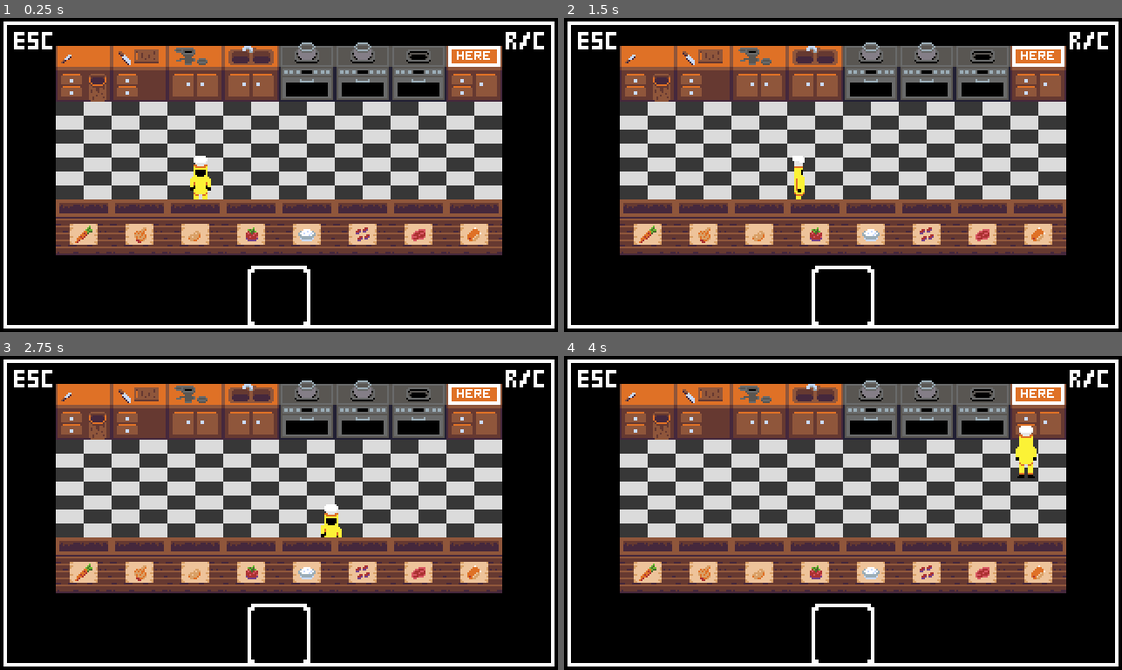
Above: before the commit, frames 1-4 (two rows, left to right).
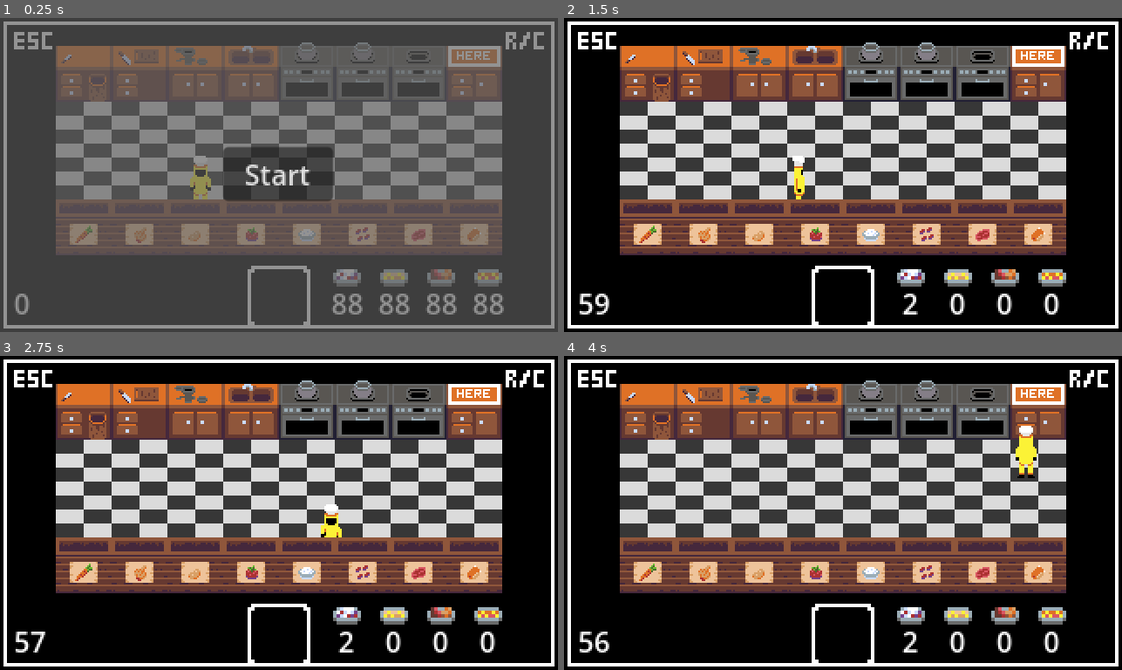
Above: after the commit, the same moments.

Repository: MariuszAKS/Turning-Kitchen
Game: Godot game, scene res://scenes/world.tscn
Same seed, same stepped clock (60 frames per second), same inputs: the game is played once before the commit and once after it.
Inputs (mouse positions are in pixels of both pictures, inside the frame that each line leads up to):
- Up to frame 1 (0.25 s): no input
- Up to frame 2 (1.5 s): click (843, 175) at 0.5 s, where only the run after the commit has a clickable "Start"; tap Enter at 1.25 s; hold D (move_right) from 1.28 s (still down); tap Q (drop) at 1.35 s
- Up to frame 3 (2.75 s): release D (move_right) at 2.03 s; hold S (move_down) from 2.03 s (still down); tap R (goal_list) at 2.1 s
- Up to frame 4 (4 s): release S (move_down) at 2.78 s; hold D (move_right) 2.78-3.53 s; tap E (interact) at 2.85 s; hold W (move_up) from 3.53 s (still down); tap Q (drop) at 3.6 s

The runs differ from the first frame. In frame 1, 95% of the frame differs, in the area x 0-100%, y 0-100%; in frame 2, 1.7%; in frame 3, 1.6%; in frame 4, 1.7%.

Commit message:
Game logic (start, win, loose), screens, game loop

Diff:
--- a/scenes/menu.tscn
+++ b/scenes/menu.tscn
@@ -55,6 +55,7 @@
 text = "Statistics"
 
 [node name="Statistics" type="Control" parent="." node_paths=PackedStringArray("column_number", "column_name", "column_score", "column_datetime", "button_sort_name", "button_sort_score", "button_sort_datetime", "button_back")]
+visible = false
 layout_mode = 1
 anchors_preset = 15
 anchor_right = 1.0
--- a/scenes/world.tscn
+++ b/scenes/world.tscn
@@ -1,10 +1,12 @@
-[gd_scene load_steps=8 format=4 uid="uid://g0f14lw2s7wd"]
-
+[gd_scene load_steps=10 format=4 uid="uid://g0f14lw2s7wd"]
+
+[ext_resource type="Script" uid="uid://bknak1o80lgo7" path="res://scripts/world.gd" id="1_i7141"]
 [ext_resource type="PackedScene" uid="uid://cexilddc1d5o0" path="res://scenes/player.tscn" id="1_nnsk1"]
 [ext_resource type="Texture2D" uid="uid://w6qqg1vmwvb8" path="res://art/visual/floor.png" id="2_rwgxs"]
 [ext_resource type="PackedScene" uid="uid://5wabxtxvo3cr" path="res://scenes/crate.tscn" id="3_4wyf3"]
 [ext_resource type="PackedScene" uid="uid://b7g72mdnao4id" path="res://scenes/utensil.tscn" id="4_k0juu"]
 [ext_resource type="Texture2D" uid="uid://dcxorrnhhyg4v" path="res://art/visual/frame.png" id="5_71j4m"]
+[ext_resource type="Texture2D" uid="uid://2lwrgl24rc8d" path="res://art/visual/dishes.png" id="6_qfnet"]
 
 [sub_resource type="TileSetAtlasSource" id="TileSetAtlasSource_4wyf3"]
 texture = ExtResource("2_rwgxs")
@@ -19,11 +21,21 @@
 physics_layer_0/collision_mask = 0
 sources/0 = SubResource("TileSetAtlasSource_4wyf3")
 
-[node name="World" type="Node2D"]
+[node name="World" type="Node2D" node_paths=PackedStringArray("menu", "timer", "timer_label")]
+process_mode = 3
 y_sort_enabled = true
+script = ExtResource("1_i7141")
+menu = NodePath("UI/Menu")
+timer = NodePath("Timer")
+timer_label = NodePath("UI/TimeLeftLabel")
+
+[node name="Timer" type="Timer" parent="."]
+one_shot = true
 
 [node name="TileMapLayers" type="Node2D" parent="."]
 z_index = -1
+metadata/_edit_lock_ = true
+metadata/_edit_group_ = true
 
 [node name="Floor" type="TileMapLayer" parent="TileMapLayers"]
 tile_map_data = PackedByteArray("AAAAAAAAAAABAAAAAAAAAAEAAAABAAAAAAAAAAIAAAABAAAAAAAAAAMAAAABAAAAAAAAAAQAAAABAAAAAAAAAA …(3760 unchanged characters)…
@@ -36,9 +48,12 @@
 [node name="Camera2D" type="Camera2D" parent="."]
 anchor_mode = 0
 zoom = Vector2(2, 2)
+metadata/_edit_lock_ = true
 
 [node name="IngredientCrates" type="Node2D" parent="."]
 z_index = 1
+metadata/_edit_lock_ = true
+metadata/_edit_group_ = true
 
 [node name="Carrots" parent="IngredientCrates" instance=ExtResource("3_4wyf3")]
 position = Vector2(48, 120)
@@ -72,6 +87,8 @@
 content = 7
 
 [node name="Utensils" type="Node2D" parent="."]
+metadata/_edit_lock_ = true
+metadata/_edit_group_ = true
 
 [node name="Scrape" parent="Utensils" instance=ExtResource("4_k0juu")]
 position = Vector2(48, 32)
@@ -112,7 +129,6 @@
 offset_right = 320.0
 offset_bottom = 180.0
 metadata/_edit_lock_ = true
-metadata/_edit_group_ = true
 
 [node name="Frame" type="TextureRect" parent="UI"]
 layout_mode = 1
@@ -127,3 +143,146 @@
 position = Vector2(160, 160)
 scale = Vector2(2, 2)
 hframes = 8
+
+[node name="TimeLeftLabel" type="Label" parent="UI"]
+layout_mode = 0
+offset_left = 8.0
+offset_top = 152.0
+offset_right = 138.0
+offset_bottom = 175.0
+text = "120"
+
+[node name="DishSprite1" type="Sprite2D" parent="UI"]
+position = Vector2(199, 146)
+scale = Vector2(2, 2)
+texture = ExtResource("6_qfnet")
+hframes = 4
+
+[node name="DishSprite2" type="Sprite2D" parent="UI"]
+position = Vector2(226, 146)
+scale = Vector2(2, 2)
+texture = ExtResource("6_qfnet")
+hframes = 4
+frame = 1
+
+[node name="DishSprite3" type="Sprite2D" parent="UI"]
+position = Vector2(253, 146)
+scale = Vector2(2, 2)
+texture = ExtResource("6_qfnet")
+hframes = 4
+frame = 2
+
+[node name="DishSprite4" type="Sprite2D" parent="UI"]
+position = Vector2(280, 146)
+scale = Vector2(2, 2)
+texture = ExtResource("6_qfnet")
+hframes = 4
+frame = 3
+
+[node name="DishLabel1" type="Label" parent="UI"]
+layout_mode = 0
+offset_left = 188.0
+offset_top = 152.0
+offset_right = 211.0
+offset_bottom = 175.0
+text = "88"
+horizontal_alignment = 1
+
+[node name="DishLabel2" type="Label" parent="UI"]
+offset_left = 215.0
+offset_top = 152.0
+offset_right = 238.0
+offset_bottom = 175.0
+text = "88"
+horizontal_alignment = 1
+
+[node name="DishLabel3" type="Label" parent="UI"]
+offset_left = 242.0
+offset_top = 152.0
+offset_right = 265.0
+offset_bottom = 175.0
+text = "88"
+horizontal_alignment = 1
+
+[node name="DishLabel4" type="Label" parent="UI"]
+offset_left = 269.0
+offset_top = 152.0
+offset_right = 292.0
+offset_bottom = 175.0
+text = "88"
+horizontal_alignment = 1
+
+[node name="Menu" type="Control" parent="UI"]
+z_index = 10
+layout_mode = 1
+anchors_preset = 15
+anchor_right = 1.0
+anchor_bottom = 1.0
+grow_horizontal = 2
+grow_vertical = 2
+
+[node name="Background" type="ColorRect" parent="UI/Menu"]
+layout_mode = 1
+anchors_preset = 15
+anchor_right = 1.0
+anchor_bottom = 1.0
+grow_horizontal = 2
+grow_vertical = 2
+color = Color(0.364706, 0.364706, 0.364706, 0.666667)
+
+[node name="CenterContainer" type="CenterContainer" parent="UI/Menu"]
+layout_mode = 1
+anchors_preset = 15
+anchor_right = 1.0
+anchor_bottom = 1.0
+grow_horizontal = 2
+grow_vertical = 2
+
+[node name="StartScreen" type="VBoxContainer" parent="UI/Menu/CenterContainer"]
+visible = false
+layout_mode = 2
+
+[node name="StartGameButton" type="Button" parent="UI/Menu/CenterContainer/StartScreen"]
+layout_mode = 2
+text = "  Start  "
+
+[node name="PauseScreen" type="VBoxContainer" parent="UI/Menu/CenterContainer"]
+visible = false
+layout_mode = 2
+
+[node name="Label" type="Label" parent="UI/Menu/CenterContainer/PauseScreen"]
+layout_mode = 2
+text = "Game Paused"
+horizontal_alignment = 1
+
+[node name="UnpauseButton" type="Button" parent="UI/Menu/CenterContainer/PauseScreen"]
+layout_mode = 2
+text = "Unpause"
+
+[node name="DayWonScreen" type="VBoxContainer" parent="UI/Menu/CenterContainer"]
+visible = false
+layout_mode = 2
+
+[node name="Label" type="Label" parent="UI/Menu/CenterContainer/DayWonScreen"]
+layout_mode = 2
+text = "You lived _ days so far.
+Continue?"
+horizontal_alignment = 1
+
+[node name="NextDayButton" type="Button" parent="UI/Menu/CenterContainer/DayWonScreen"]
+layout_mode = 2
+text = "Next Day"
+
+[node name="DayLostScreen" type="VBoxContainer" parent="UI/Menu/CenterContainer"]
+visible = false
+layout_mode = 2
+
+[node name="Label" type="Label" parent="UI/Menu/CenterContainer/DayLostScreen"]
+layout_mode = 2
+text = "You died after _ days.
+Try again?"
+horizontal_alignment = 1
+
+[node name="StartGameButton" type="Button" parent="UI/Menu/CenterContainer/DayLostScreen"]
+layout_mode = 2
+text = "Start Again"
--- a/scripts/cooking.gd
+++ b/scripts/cooking.gd
@@ -12,6 +12,19 @@
            RICE, RICE_BEANS, RICE_BEANS_BOILING}
 enum Dish { BEANS_RICE, CHICKEN_SOUP, BEEF_POTATOES, TOMATO_SOUP }
 
+var times = {
+    Dish.BEANS_RICE: 15,
+    Dish.BEEF_POTATOES: 20,
+    Dish.CHICKEN_SOUP: 25,
+    Dish.TOMATO_SOUP: 35,
+}
 
-class Ingredient_:
-    var name
+var first_goals = [
+    { Dish.BEANS_RICE: 2, Dish.CHICKEN_SOUP: 0, Dish.BEEF_POTATOES: 0, Dish.TOMATO_SOUP: 0 }, # 2
+    { Dish.BEANS_RICE: 1, Dish.CHICKEN_SOUP: 0, Dish.BEEF_POTATOES: 2, Dish.TOMATO_SOUP: 0 }, # 3
+    { Dish.BEANS_RICE: 2, Dish.CHICKEN_SOUP: 1, Dish.BEEF_POTATOES: 2, Dish.TOMATO_SOUP: 0 }, # 5
+    { Dish.BEANS_RICE: 0, Dish.CHICKEN_SOUP: 3, Dish.BEEF_POTATOES: 3, Dish.TOMATO_SOUP: 0 }, # 6
+    { Dish.BEANS_RICE: 2, Dish.CHICKEN_SOUP: 0, Dish.BEEF_POTATOES: 2, Dish.TOMATO_SOUP: 1 }, # 5
+    { Dish.BEANS_RICE: 4, Dish.CHICKEN_SOUP: 2, Dish.BEEF_POTATOES: 2, Dish.TOMATO_SOUP: 0 }, # 8
+    { Dish.BEANS_RICE: 4, Dish.CHICKEN_SOUP: 2, Dish.BEEF_POTATOES: 4, Dish.TOMATO_SOUP: 2 }, # 12
+]
--- a/scripts/utensil.gd
+++ b/scripts/utensil.gd
@@ -1,5 +1,8 @@
 class_name Utensil
 extends StaticBody2D
+
+
+var world_script: World
 
 
 @onready var ingredients_textures = load("res://art/visual/ingredients.png")
@@ -26,6 +29,8 @@
 
 
 func _ready():
+	world_script = get_tree().root.get_node("World")
+
 	update_utensil(utensil)
 
 	if utensil == Cooking.UtensilType.OVEN and start_with_pot:
@@ -92,8 +97,9 @@
 
 
 func submit(held_item, item_type):
-	if held_item is Cooking.Dish:
-		# count the dish as prepared
+	if item_type == Cooking.HeldItemType.DISH:
+		world_script.submited_dish(held_item)
+
 		return [null, null]
 	return [held_item, item_type]
 
@@ -175,6 +181,8 @@
 
 		return [null, null]
 
+	return [held_item, item_type]
+
 func oven(held_item, item_type):
 	if held_item == null:
 		if items[0] == null and items[1] == null:
--- /dev/null
+++ b/scripts/world.gd
@@ -0,0 +1,172 @@
+class_name World
+extends Node2D
+
+
+@export var menu: Control
+var start_screen: VBoxContainer
+# var pause_screen: VBoxContainer
+var day_won_screen: VBoxContainer
+var day_lost_screen: VBoxContainer
+
+var start_game_button_1: Button
+var start_game_button_2: Button
+# var unpause_button: Button
+var next_day_button: Button
+
+var survived_label: Label
+var death_label: Label
+
+@export var timer: Timer
+@export var timer_label: Label
+var dish_left_counts: Array[Label] = []
+var time_multiplier = 2
+
+var current_day = 0
+var current_goals = { Cooking.Dish.BEANS_RICE: 0, Cooking.Dish.CHICKEN_SOUP: 0, Cooking.Dish.BEEF_POTATOES: 0, Cooking.Dish.TOMATO_SOUP: 0 }
+
+
+func _ready():
+	start_screen = menu.get_node("CenterContainer/StartScreen")
+	# pause_screen = menu.get_node("CenterContainer/PauseScreen")
+	day_won_screen = menu.get_node("CenterContainer/DayWonScreen")
+	day_lost_screen = menu.get_node("CenterContainer/DayLostScreen")
+
+	start_game_button_1 = start_screen.get_node("StartGameButton")
+	start_game_button_2 = day_lost_screen.get_node("StartGameButton")
+	# unpause_button = pause_screen.get_node("UnpauseButton")
+	next_day_button = day_won_screen.get_node("NextDayButton")
+
+	start_game_button_1.pressed.connect(start_new_game)
+	start_game_button_2.pressed.connect(start_new_game)
+	# unpause_button.pressed.connect(unpause_game)
+	next_day_button.pressed.connect(start_next_day)
+
+	timer.timeout.connect(on_timer_timeout)
+
+	dish_left_counts = [
+		get_node("UI/DishLabel1"),
+		get_node("UI/DishLabel2"),
+		get_node("UI/DishLabel3"),
+		get_node("UI/DishLabel4"),
+	]
+
+	menu.visible = true
+	start_screen.visible = true
+	# pause_screen.visible = false
+	day_won_screen.visible = false
+	day_lost_screen.visible = false
+
+func _process(_delta):
+	# if menu.visible == false and Input.is_action_just_pressed("pause"): pause_game()
+
+	timer_label.text = str(int(timer.time_left))
+
+
+func start_new_game():
+	menu.visible = false
+
+	time_multiplier = 2
+	current_day = 0
+
+	update_current_goals()
+	timer.start()
+
+func start_next_day():
+	menu.visible = false
+
+	current_day += 1
+
+	update_current_goals()
+	timer.start()
+
+# func pause_game():
+# 	get_tree().paused = true
+
+# 	menu.visible = true
+# 	start_screen.visible = false
+# 	pause_screen.visible = true
+# 	day_won_screen.visible = false
+# 	day_lost_screen.visible = false
+
+# func unpause_game():
+# 	get_tree().paused = false
+# 	menu.visible = false
+
+
+func update_current_goals():
+	if current_day < 7:
+		current_goals[Cooking.Dish.BEANS_RICE] = Cooking.first_goals[current_day][Cooking.Dish.BEANS_RICE]
+		current_goals[Cooking.Dish.CHICKEN_SOUP] = Cooking.first_goals[current_day][Cooking.Dish.CHICKEN_SOUP]
+		current_goals[Cooking.Dish.BEEF_POTATOES] = Cooking.first_goals[current_day][Cooking.Dish.BEEF_POTATOES]
+		current_goals[Cooking.Dish.TOMATO_SOUP] = Cooking.first_goals[current_day][Cooking.Dish.TOMATO_SOUP]
+	else:
+		clear_current_goals()
+		randomize_dishes()
+		time_multiplier -= 0.05
+
+	update_dish_labels()
+	calculate_time()
+
+func clear_current_goals():
+	current_goals[Cooking.Dish.BEANS_RICE] = 0
+	current_goals[Cooking.Dish.CHICKEN_SOUP] = 0
+	current_goals[Cooking.Dish.BEEF_POTATOES] = 0
+	current_goals[Cooking.Dish.TOMATO_SOUP] = 0
+
+func randomize_dishes():
+	for i in range(10):
+		current_goals[(randi() % 4) as Cooking.Dish] += 1
+
+func calculate_time():
+	var time = 0
+
+	for i in range(4):
+		time += current_goals[i as Cooking.Dish] * Cooking.times[i as Cooking.Dish]
+
+	timer.wait_time = time * time_multiplier
+
+
+func submited_dish(dish: Cooking.Dish):
+	if current_goals[dish] > 0:
+		current_goals[dish] -= 1
+
+	update_dish_labels()
+
+	if check_goals_completion():
+		completed_all_goals()
+
+func update_dish_labels():
+	dish_left_counts[0].text = str(current_goals[Cooking.Dish.BEANS_RICE])
+	dish_left_counts[1].text = str(current_goals[Cooking.Dish.CHICKEN_SOUP])
+	dish_left_counts[2].text = str(current_goals[Cooking.Dish.BEEF_POTATOES])
+	dish_left_counts[3].text = str(current_goals[Cooking.Dish.TOMATO_SOUP])
+
+func check_goals_completion():
+	var no_bean_rice = current_goals[Cooking.Dish.BEANS_RICE] == 0
+	var no_chicken_soup = current_goals[Cooking.Dish.CHICKEN_SOUP] == 0
+	var no_beef_potatoes = current_goals[Cooking.Dish.BEEF_POTATOES] == 0
+	var no_tomato_soup = current_goals[Cooking.Dish.TOMATO_SOUP] == 0
+
+	return no_bean_rice and no_chicken_soup and no_beef_potatoes and no_tomato_soup
+
+
+func completed_all_goals():
+	timer.stop()
+
+	menu.visible = true
+	start_screen.visible = false
+	# pause_screen.visible = false
+	day_won_screen.visible = true
+	day_lost_screen.visible = false
+
+	survived_label.text = "You lived ${current_day+1} so far.\nContinue?"
+
+
+func on_timer_timeout():
+	menu.visible = true
+	start_screen.visible = false
+	# pause_screen.visible = false
+	day_won_screen.visible = false
+	day_lost_screen.visible = true
+
+	death_label.text = "You died after ${current_day} days.\nTry again?"
Not shown, added: scripts/world.gd.uid
